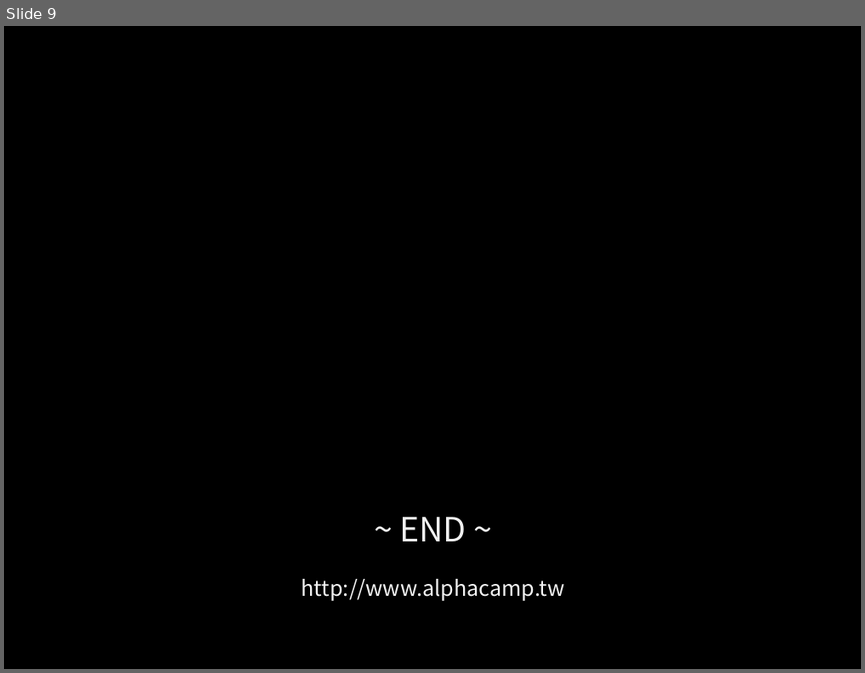
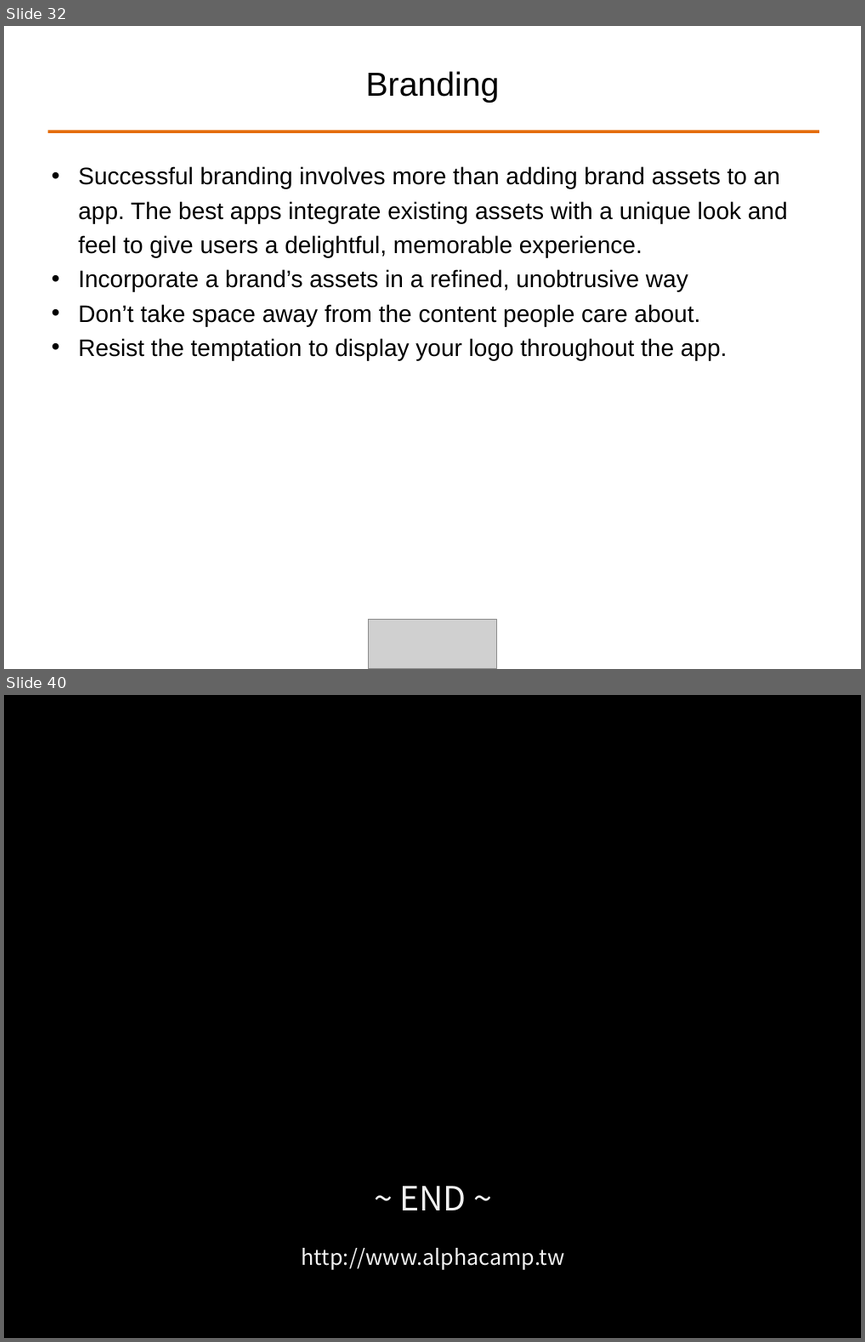
Before and after one commit to ALPHACamp/Camp-3-iOS-Dev, a slide deck: Class presentation/Week3 - Shyne/10-20-2014.ppt. Shown one above the other, each under a label of ours: slide 9 before the commit, slides 32 and 40 after it; the slides between them are not shown. The pictures are 865x673 and 865x1342 pixels, drawn with LibreOffice and Linux fonts; fonts in the diff are those of the drawing; grey boxes stand for pictures. Boxes give left, top, right and bottom in pixels: in the first picture for what was removed or moved away, otherwise in the second. Text is boxed around its words. In the diff, an @@ line names an element or a change of style, - is before the commit and + after.

```diff
--- a/Class presentation/Week3 - Shyne/10-20-2014.ppt
+++ b/Class presentation/Week3 - Shyne/10-20-2014.ppt
@@ slide 32 added at [4,26,861,669], background #FFFFFF @@
@@ title added at [366,71,500,102], 28 pt, text #000000 @@
+Branding
@@ line added from (47, 131) to (819, 131), #E46C0A 2.49 pt @@
@@ text added at [78,166,788,360], 20 pt, text #000000 @@
+• Successful branding involves more than adding brand assets to an app. The best apps integrate existing assets with a unique look and feel to give users a delightful, memorable experience.
+• Incorporate a brand’s assets in a refined, unobtrusive way
+• Don’t take space away from the content people care about.
+• Resist the temptation to display your logo throughout the app.
@@ picture added at [368,619,497,669] @@
@@ what was slide 9 is now slide 40 @@
```
Also in this commit, not shown: 37 other slides added, 7 slides removed, 3 other files.
